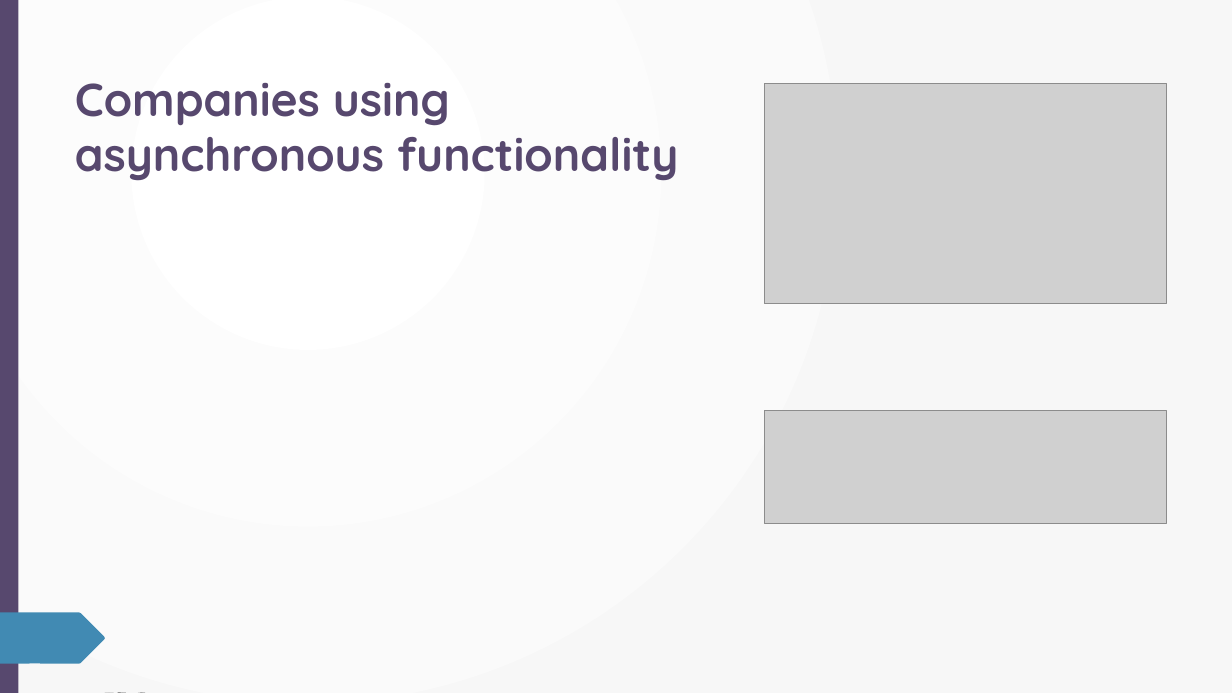
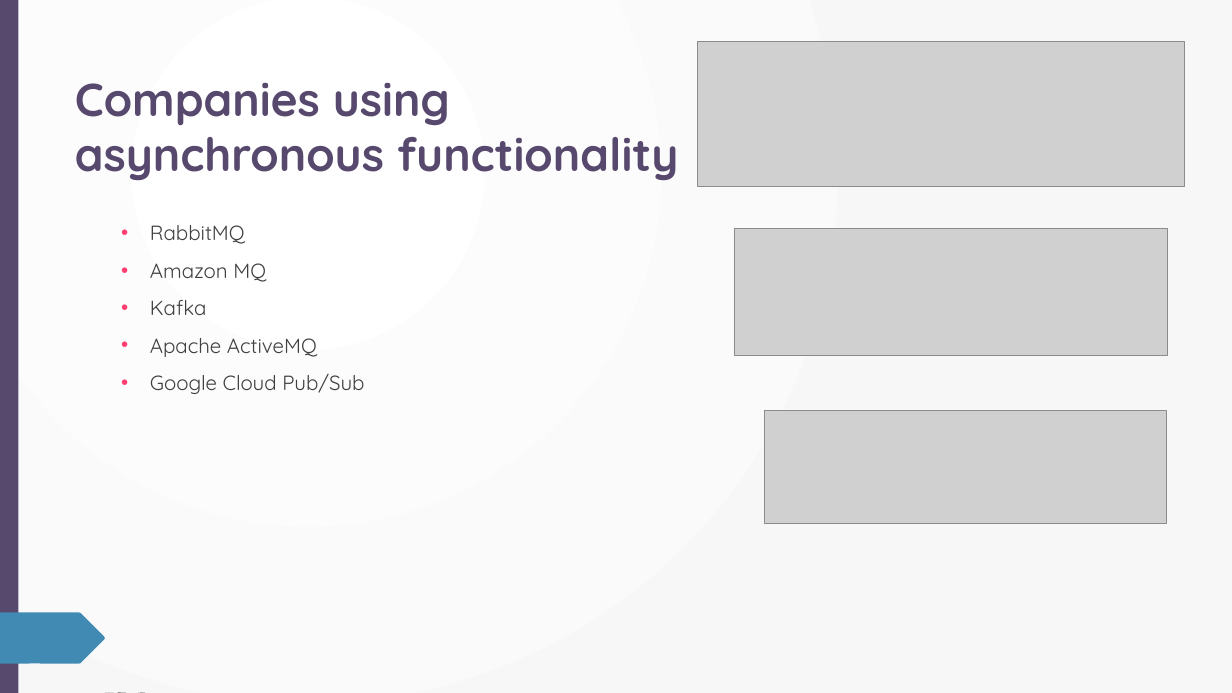
Before and after one commit to calvinmo/NTD2022, a slide deck: slide 8 of Async-Testing-NTD22-V1.pptx. Drawn at 1232x693 pixels with LibreOffice and Linux fonts; fonts in the diff are those of the drawing; grey boxes stand for pictures. Boxes give left, top, right and bottom in pixels: in the first picture for what was removed or moved away, otherwise in the second. Text is boxed around its words. In the diff, an @@ line names an element or a change of style, - is before the commit and + after.

```diff
--- a/Async-Testing-NTD22-V1.pptx
+++ b/Async-Testing-NTD22-V1.pptx
@@ picture added at [698, 42, 1185, 187] @@
@@ picture removed at [764, 83, 1166, 304] @@
@@ text added at [150, 225, 364, 394], 16 pt, text #404040 @@
+  • RabbitMQ
+  • Amazon MQ
+  • Kafka
+  • Apache ActiveMQ
+  • Google Cloud Pub/Sub
@@ picture added at [734, 228, 1167, 356] @@
```
Also in this commit, not shown: 3 other slides changed.
